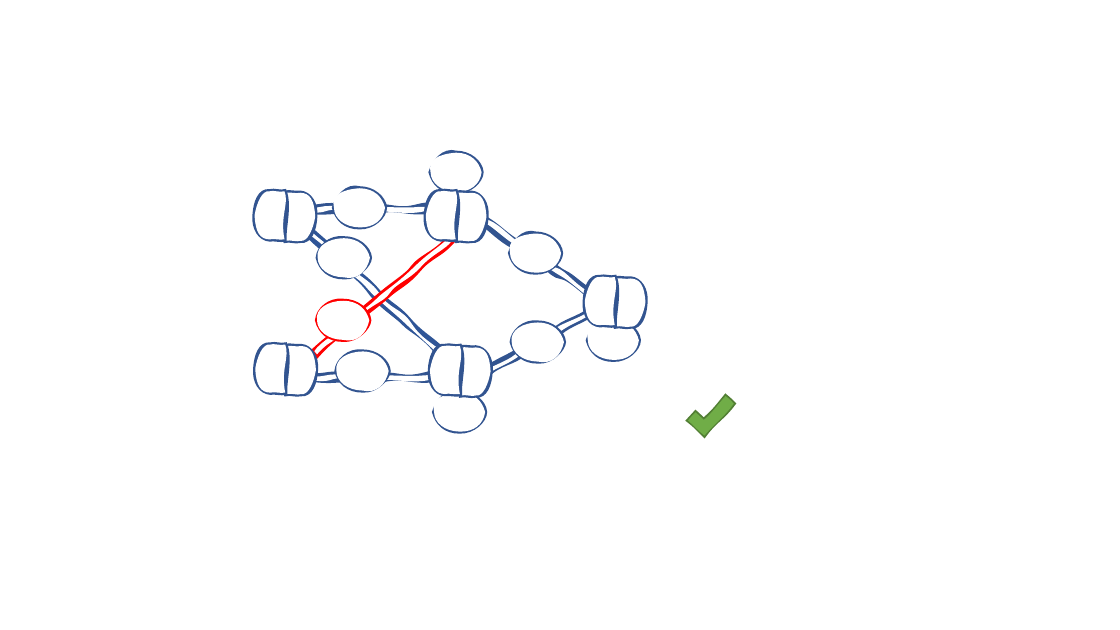
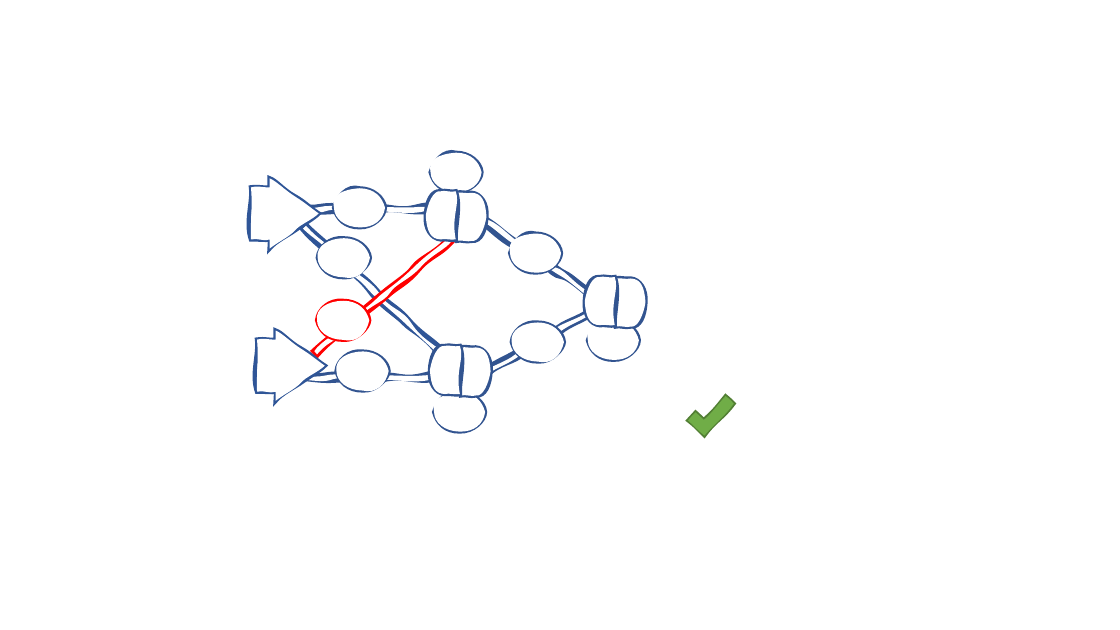
Before and after one commit to TiLuHa/perceptron, a slide deck: slide 25 of pptx/Birnen.pptx. Drawn at 1120x630 pixels with LibreOffice and Linux fonts; fonts in the diff are those of the drawing. Boxes give left, top, right and bottom in pixels: in the first picture for what was removed or moved away, otherwise in the second. Text is boxed around its words. In the diff, an @@ line names an element or a change of style, - is before the commit and + after.

```diff
--- a/pptx/Birnen.pptx
+++ b/pptx/Birnen.pptx
@@ freeform shape at bbox=[251, 178, 319, 249]: outline #325491 3.75 pt to #2F5597 3.75 pt; rotation 180 to 0 degrees; outline redrawn @@
@@ freeform shape removed at bbox=[286, 192, 316, 240] @@
@@ freeform shape removed at bbox=[255, 344, 286, 392] @@
@@ freeform shape: place and size @@
-freeform shape at bbox=[286, 346, 316, 394]
+freeform shape at bbox=[257, 331, 325, 402]
@@ freeform shape at bbox=[257, 331, 325, 402]: outline #325491 3.75 pt to #2F5597 3.75 pt @@
```
Also in this commit, not shown: 2 other slides changed, 2 slides added.
